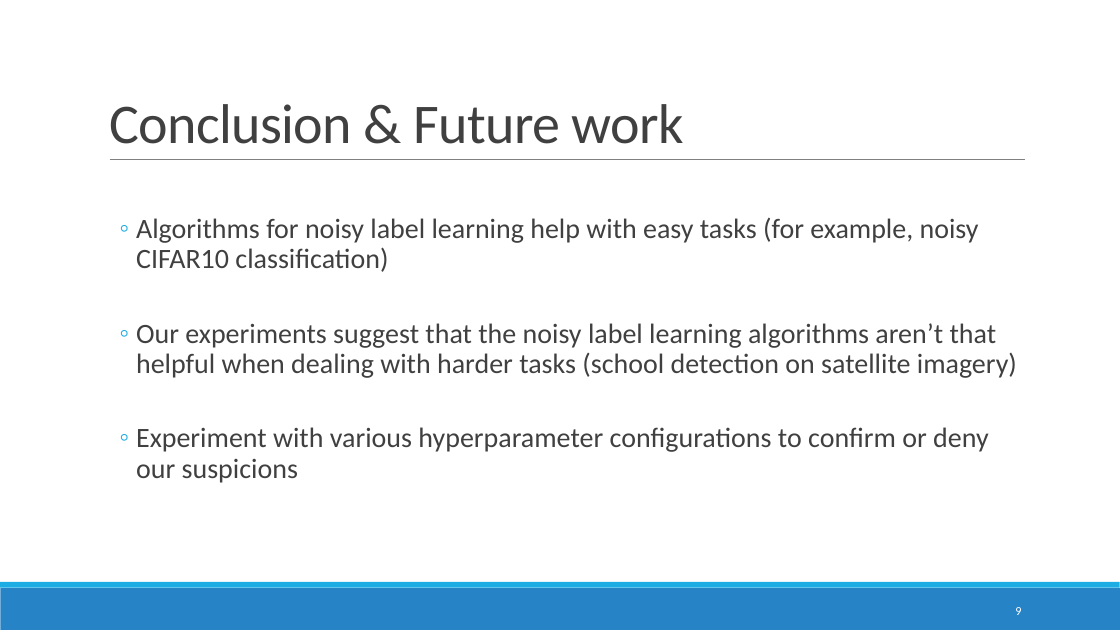
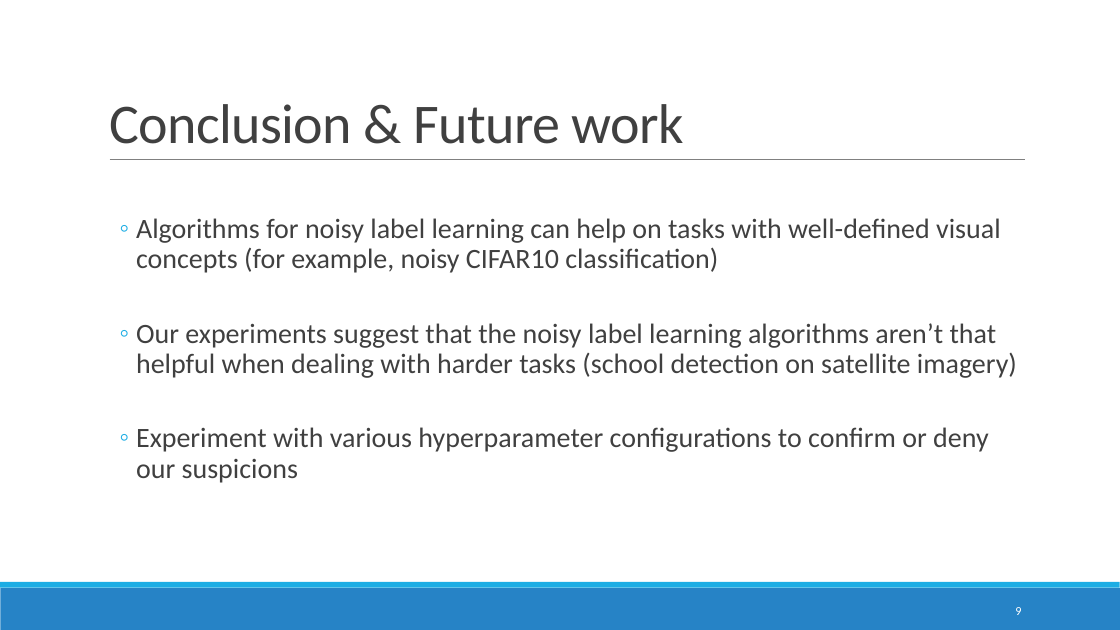
Before and after one commit to DomJamb/school_mapping, a slide deck: slide 9 of presentations/30.4/School mapping in ESRI imagery.pptx. Drawn at 1120x630 pixels with LibreOffice and Linux fonts; fonts in the diff are those of the drawing. Boxes give left, top, right and bottom in pixels: in the first picture for what was removed or moved away, otherwise in the second. Text is boxed around its words. In the diff, an @@ line names an element or a change of style, - is before the commit and + after.

Commit message:
update presentation

```diff
--- a/presentations/30.4/School mapping in ESRI imagery.pptx
+++ b/presentations/30.4/School mapping in ESRI imagery.pptx
@@ text at (136, 218, 1001, 273): text changed @@
-  ◦ Algorithms for noisy label learning help with easy tasks (for example, noisy CIFAR10 classification)
+  ◦ Algorithms for noisy label learning can help on tasks with well-defined visual concepts (for example, noisy CIFAR10 classification)
```
Also in this commit, not shown: 1 other slide changed, 1 other file.
